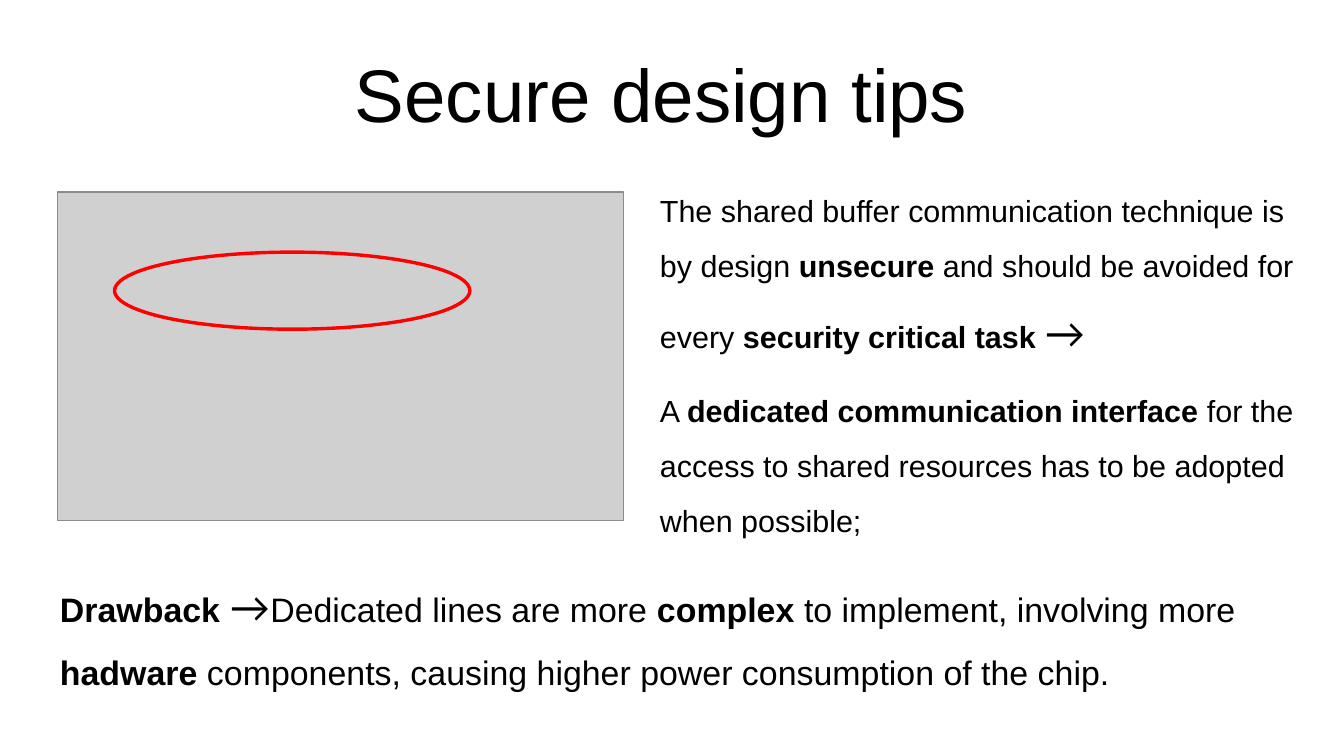
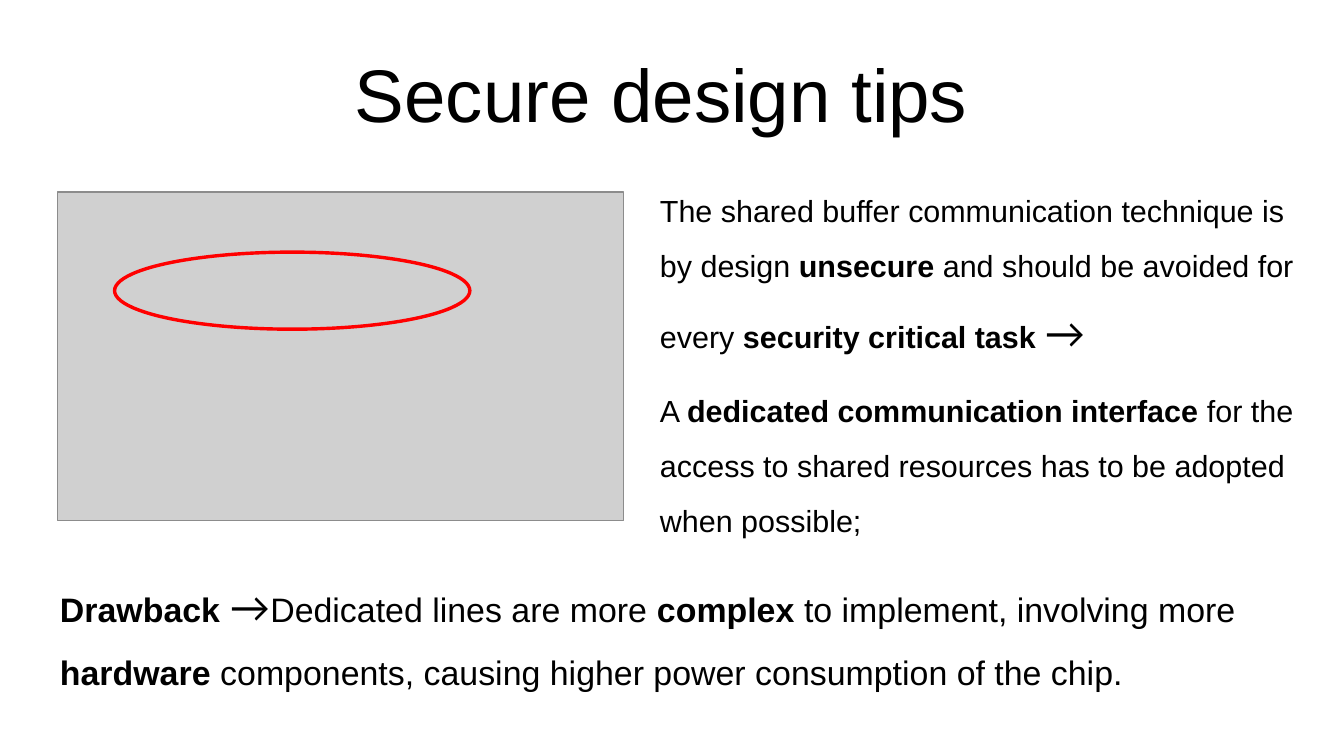
Before and after one commit to Rijndael99/hw_vulnerabilities, a slide deck: slide 16 of presentation1.pptx. Drawn at 1344x756 pixels with LibreOffice and Linux fonts; fonts in the diff are those of the drawing; grey boxes stand for pictures. Boxes give left, top, right and bottom in pixels: in the first picture for what was removed or moved away, otherwise in the second. Text is boxed around its words. In the diff, an @@ line names an element or a change of style, - is before the commit and + after.

Commit message:
Fix typos and formatting

```diff
--- a/presentation1.pptx
+++ b/presentation1.pptx
@@ text at (60, 597, 1235, 692): text changed @@
-Drawback →Dedicated lines are more complex to implement, involving more hadware components, causing higher power consumption of the chip.
+Drawback →Dedicated lines are more complex to implement, involving more hardware components, causing higher power consumption of the chip.
```
Also in this commit, not shown: 3 other slides changed.
